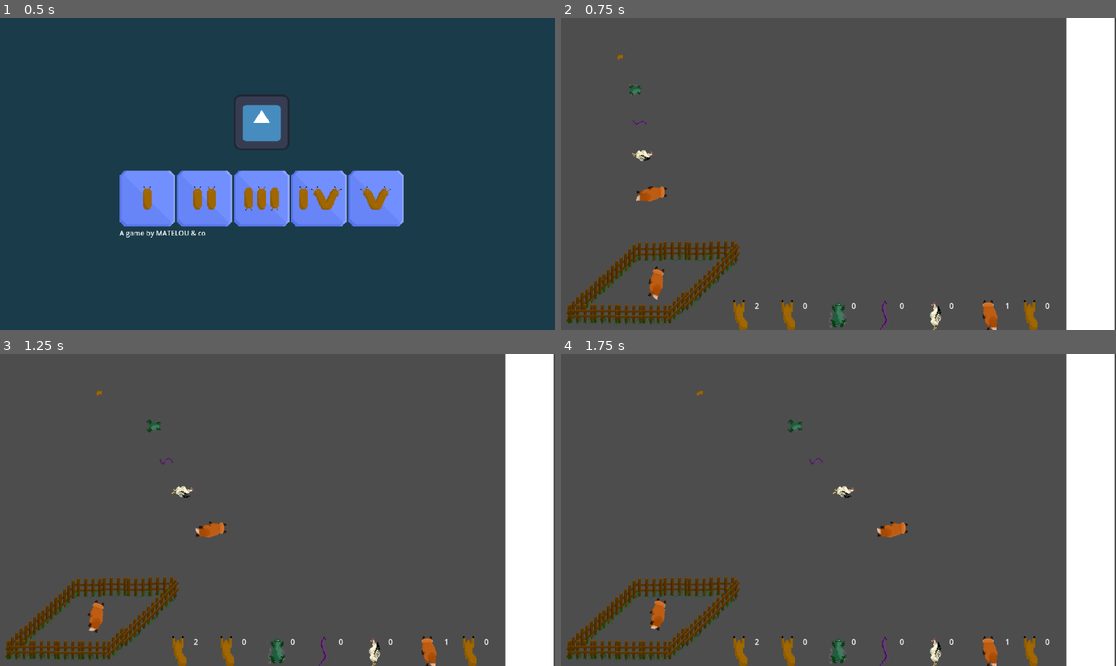
Above: before the commit, frames 1-4 (two rows, left to right).
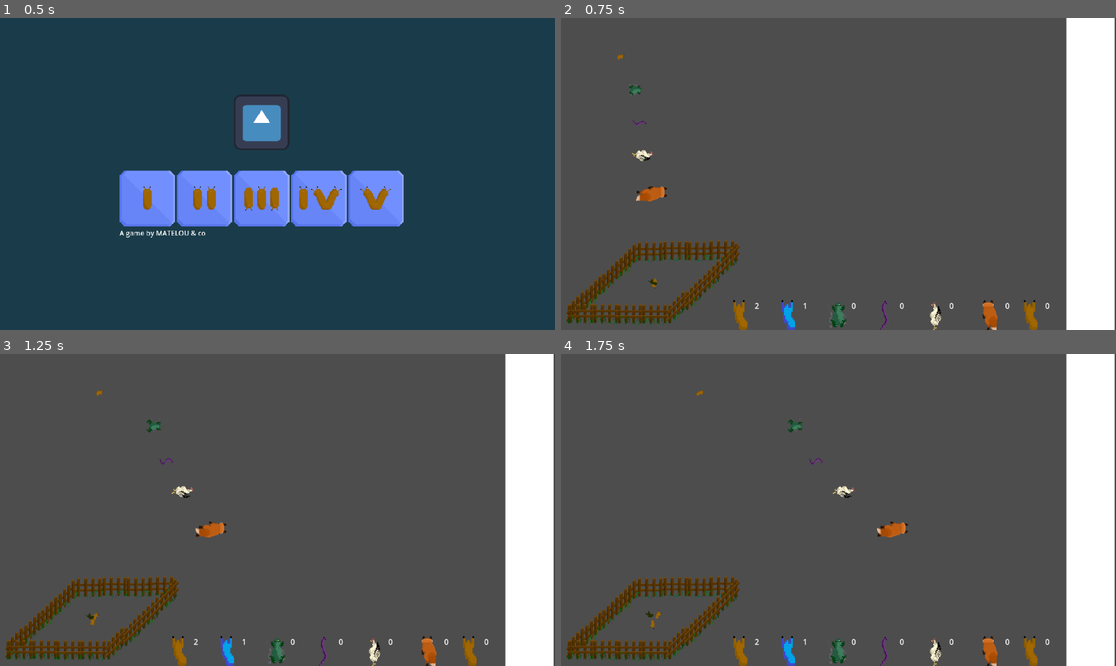
Above: after the commit, the same moments.

Repository: Skyepulse/LudumDare56
Game: Godot game, scene res://Level Scenes/control.tscn
Two runs of this game, one before a commit and one after it. Both use one fixed random seed, a clock stepped at 60 frames per second and the inputs below. This scene is started directly instead of the project's main scene. The engine's default icon, where the game draws it, is replaced by a stand-in: a white triangle on a blue panel in a dark square.
Inputs (mouse positions are in pixels of both pictures, inside the frame that each line leads up to):
- Up to frame 1 (0.5 s): no input
- Up to frame 2 (0.75 s): click (710, 198) at 0.5 s
- Up to frame 3 (1.25 s): no input
- Up to frame 4 (1.75 s): move the mouse to (660, 394) at 1.27 s; click (660, 394) at 1.42 s

Frame 1 is identical in both runs. In frame 2, 0.4% of the frame differs, in the area x 15-81%, y 79-100%; in frame 3, 0.4%; in frame 4, 0.4%, in the area x 15-81%, y 78-100%.

Commit message:
fixed better slug bug

Diff:
--- a/Level Scenes/Level1.tscn
+++ b/Level Scenes/Level1.tscn
@@ -9,7 +9,7 @@
 [ext_resource type="PackedScene" uid="uid://b0llnbyisa1qf" path="res://Level Scenes/fox.tscn" id="7_qh2pp"]
 [ext_resource type="PackedScene" uid="uid://ca16fr3xs2hdg" path="res://PrefabScenes/stack_control_ui.tscn" id="9_oglhl"]
 
-[node name="Level" type="Node2D"]
+[node name="Level2" type="Node2D"]
 
 [node name="Slug" parent="." instance=ExtResource("1_qi1dv")]
 position = Vector2(98, 83)
@@ -18,7 +18,7 @@
 [node name="Vivier" parent="." instance=ExtResource("1_1lgaw")]
 position = Vector2(196, 551)
 initial_slugs = 2
-initial_foxes = 1
+initial_better_slugs = 1
 
 [node name="WinningLine" parent="." instance=ExtResource("3_o5yjo")]
 position = Vector2(1102, 291)
--- a/Level Scenes/Level3.tscn
+++ b/Level Scenes/Level3.tscn
@@ -1,3 +1,3 @@
 [gd_scene format=3 uid="uid://d3e000dmy5tvm"]
 
-[node name="Level" type="Node2D"]
+[node name="Level2" type="Node2D"]
--- a/Level Scenes/Level4.tscn
+++ b/Level Scenes/Level4.tscn
@@ -1,3 +1,3 @@
 [gd_scene format=3 uid="uid://c43o3nca2ddue"]
 
-[node name="Level" type="Node2D"]
+[node name="Level2" type="Node2D"]
--- a/Level Scenes/Level5.tscn
+++ b/Level Scenes/Level5.tscn
@@ -1,3 +1,3 @@
 [gd_scene format=3 uid="uid://geh7kjwc3bqy"]
 
-[node name="Level" type="Node2D"]
+[node name="Level2" type="Node2D"]
--- /dev/null
+++ b/Level Scenes/better_slug.tscn
@@ -0,0 +1,48 @@
+[gd_scene load_steps=9 format=3 uid="uid://2r5lcd8ragky"]
+
+[ext_resource type="Script" path="res://Scripts/animal.gd" id="1_byc71"]
+[ext_resource type="Texture2D" uid="uid://c5tmi18ecjg7w" path="res://Sprites/betterSlug_walk_1.png" id="2_n0evy"]
+[ext_resource type="Texture2D" uid="uid://beg0og36rvmg7" path="res://Sprites/slug_walk_1.png" id="3_kwlra"]
+[ext_resource type="Texture2D" uid="uid://doilpve0ktx10" path="res://Sprites/slug_walk_2.png" id="4_tgqut"]
+[ext_resource type="Script" path="res://Scripts/drag_and_drop.gd" id="5_7xout"]
+
+[sub_resource type="SpriteFrames" id="SpriteFrames_0jlfr"]
+animations = [{
+"frames": [{
+"duration": 1.0,
+"texture": ExtResource("3_kwlra")
+}, {
+"duration": 1.0,
+"texture": ExtResource("4_tgqut")
+}],
+"loop": true,
+"name": &"default",
+"speed": 5.0
+}]
+
+[sub_resource type="CircleShape2D" id="CircleShape2D_jmxde"]
+radius = 7.0
+
+[sub_resource type="CircleShape2D" id="CircleShape2D_laels"]
+
+[node name="betterSlug" type="CharacterBody2D"]
+collision_mask = 6
+script = ExtResource("1_byc71")
+speed = 12000
+type = 1
+ui_sprite = ExtResource("2_n0evy")
+
+[node name="AnimatedSprite2D" type="AnimatedSprite2D" parent="."]
+modulate = Color(0.233589, 0.475536, 0.931313, 1)
+rotation = 1.5708
+sprite_frames = SubResource("SpriteFrames_0jlfr")
+autoplay = "default"
+
+[node name="CollisionShape2D" type="CollisionShape2D" parent="."]
+shape = SubResource("CircleShape2D_jmxde")
+
+[node name="Area2D" type="Area2D" parent="."]
+script = ExtResource("5_7xout")
+
+[node name="CollisionShape2D" type="CollisionShape2D" parent="Area2D"]
+shape = SubResource("CircleShape2D_laels")
--- a/PrefabScenes/stack_control_ui.tscn
+++ b/PrefabScenes/stack_control_ui.tscn
@@ -1,8 +1,9 @@
-[gd_scene load_steps=7 format=3 uid="uid://ca16fr3xs2hdg"]
+[gd_scene load_steps=8 format=3 uid="uid://ca16fr3xs2hdg"]
 
 [ext_resource type="Texture2D" uid="uid://beg0og36rvmg7" path="res://Sprites/slug_walk_1.png" id="1_avtrf"]
 [ext_resource type="Script" path="res://Scripts/stackControlUI.gd" id="1_mp07o"]
 [ext_resource type="Texture2D" uid="uid://6fb6twl3vvbb" path="res://Sprites/frog1.png" id="2_g1d3r"]
+[ext_resource type="Texture2D" uid="uid://c5tmi18ecjg7w" path="res://Sprites/betterSlug_walk_1.png" id="3_1q6pd"]
 [ext_resource type="Texture2D" uid="uid://sb5na2qysqgw" path="res://Sprites/snake1.png" id="3_k55en"]
 [ext_resource type="Texture2D" uid="uid://s4cjheo1fwwp" path="res://Sprites/poulet1.png" id="4_xylpj"]
 [ext_resource type="Texture2D" uid="uid://by1830x2ndrj1" path="res://Sprites/fox_walk1.png" id="5_5128s"]
@@ -67,7 +68,7 @@
 [node name="TextureRect" type="TextureRect" parent="Control/Control/HBoxContainer/betterSlugContainer"]
 layout_mode = 2
 size_flags_horizontal = 3
-texture = ExtResource("1_avtrf")
+texture = ExtResource("3_1q6pd")
 
 [node name="RichTextLabel" type="RichTextLabel" parent="Control/Control/HBoxContainer/betterSlugContainer"]
 layout_mode = 2
--- a/Scripts/animal.gd
+++ b/Scripts/animal.gd
@@ -20,7 +20,7 @@
 @export var ui_sprite: Texture2D
 @export var state : AnimalState
 
-var is_in_stack : bool = true
+var is_in_stack : bool = false
 
 enum AnimalState {
 	STACKED = 0, # animal dans le stack
--- a/Scripts/animalStack.gd
+++ b/Scripts/animalStack.gd
@@ -29,6 +29,7 @@
 
 #----------Preloads----------#
 var slug: PackedScene = preload("res://Level Scenes/slug.tscn")
+var better_slug: PackedScene = preload("res://Level Scenes/better_slug.tscn")
 var toad: PackedScene = preload("res://Level Scenes/toad.tscn")
 var snake: PackedScene = preload("res://Level Scenes/snake.tscn")
 var chicken: PackedScene = preload("res://Level Scenes/chicken.tscn")
@@ -127,42 +128,27 @@
 	return animal_dictionary[animalType]
 
 func instantiate_animal(animal_type: Animal.AnimalType):
+	var new_animal = null
 	match animal_type:
 			Animal.AnimalType.SLUG:
-				var new_animal = slug.instantiate()
-				add_child(new_animal)
-				new_animal.position = spawn_position
-				add_animal(new_animal)
+				new_animal = slug.instantiate()
 			Animal.AnimalType.BETTER_SLUG:
-				var new_animal = slug.instantiate()
-				add_child(new_animal)
-				new_animal.position = spawn_position
-				add_animal(new_animal)
+				new_animal = better_slug.instantiate()
 			Animal.AnimalType.TOAD:
-				var new_animal = toad.instantiate()
-				add_child(new_animal)
-				new_animal.position = spawn_position
-				add_animal(new_animal)
+				new_animal = toad.instantiate()
 			Animal.AnimalType.SNAKE:
-				var new_animal = snake.instantiate()
-				add_child(new_animal)
-				new_animal.position = spawn_position
-				add_animal(new_animal)
+				new_animal = snake.instantiate()
 			Animal.AnimalType.CHICKEN:
-				var new_animal = chicken.instantiate()
-				add_child(new_animal)
-				new_animal.position = spawn_position
-				add_animal(new_animal)
+				new_animal = chicken.instantiate()
 			Animal.AnimalType.FOX:
-				var new_animal = fox.instantiate()
-				add_child(new_animal)
-				new_animal.position = spawn_position
-				add_animal(new_animal)
+				new_animal = fox.instantiate()
 			Animal.AnimalType.ALIEN:
-				var new_animal = slug.instantiate()
-				add_child(new_animal)
-				new_animal.position = spawn_position
-				add_animal(new_animal)
+				new_animal = slug.instantiate()
+	if new_animal != null:
+		add_child(new_animal)
+		new_animal.position = spawn_position
+		add_animal(new_animal)
+		new_animal.is_in_stack = true
 
 func reproduce_animal(animalType: Animal.AnimalType):
 	if get_animal_count(animalType) >= max_animals[animalType]:
Binary file added: Sprites/betterSlug_walk_1.png
Not shown, added: Sprites/betterSlug_walk_1.png.import
